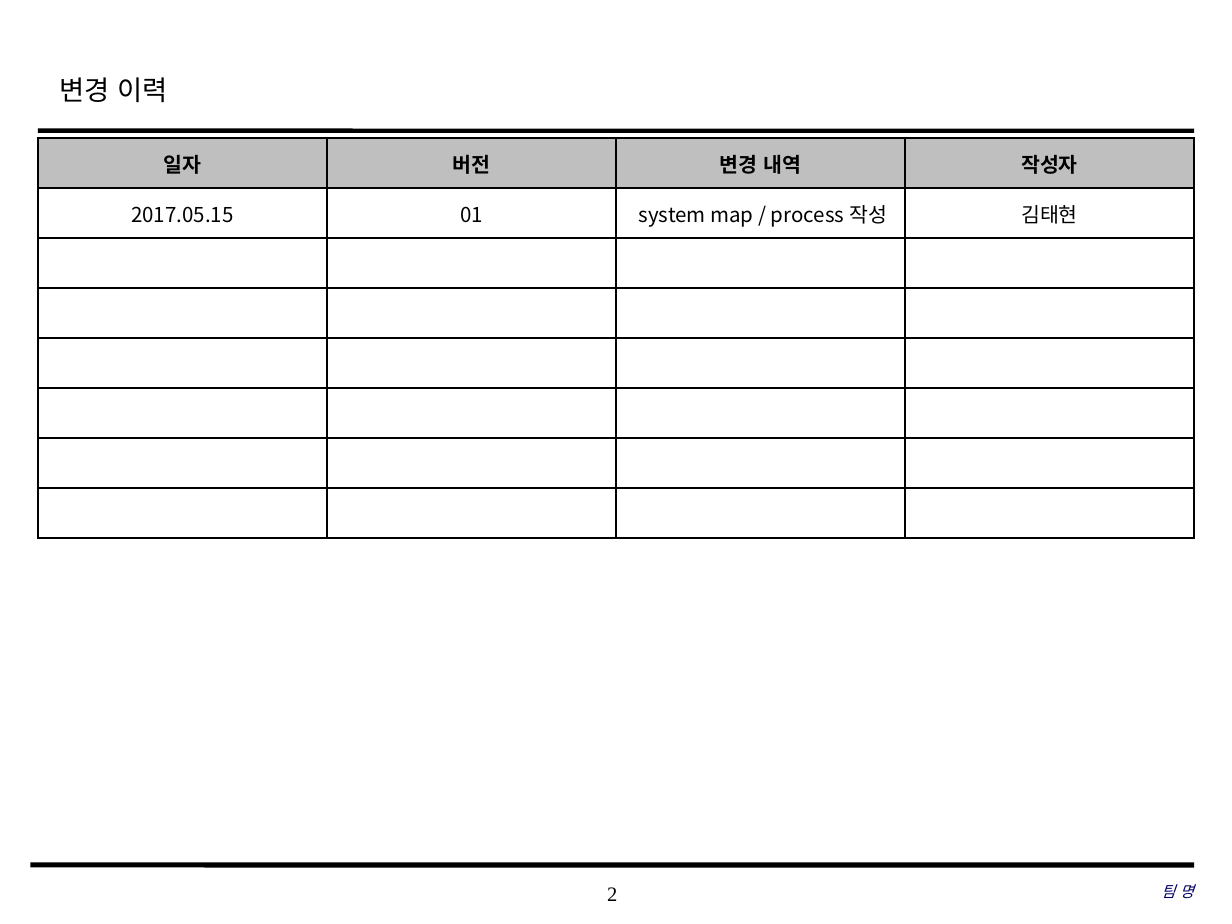
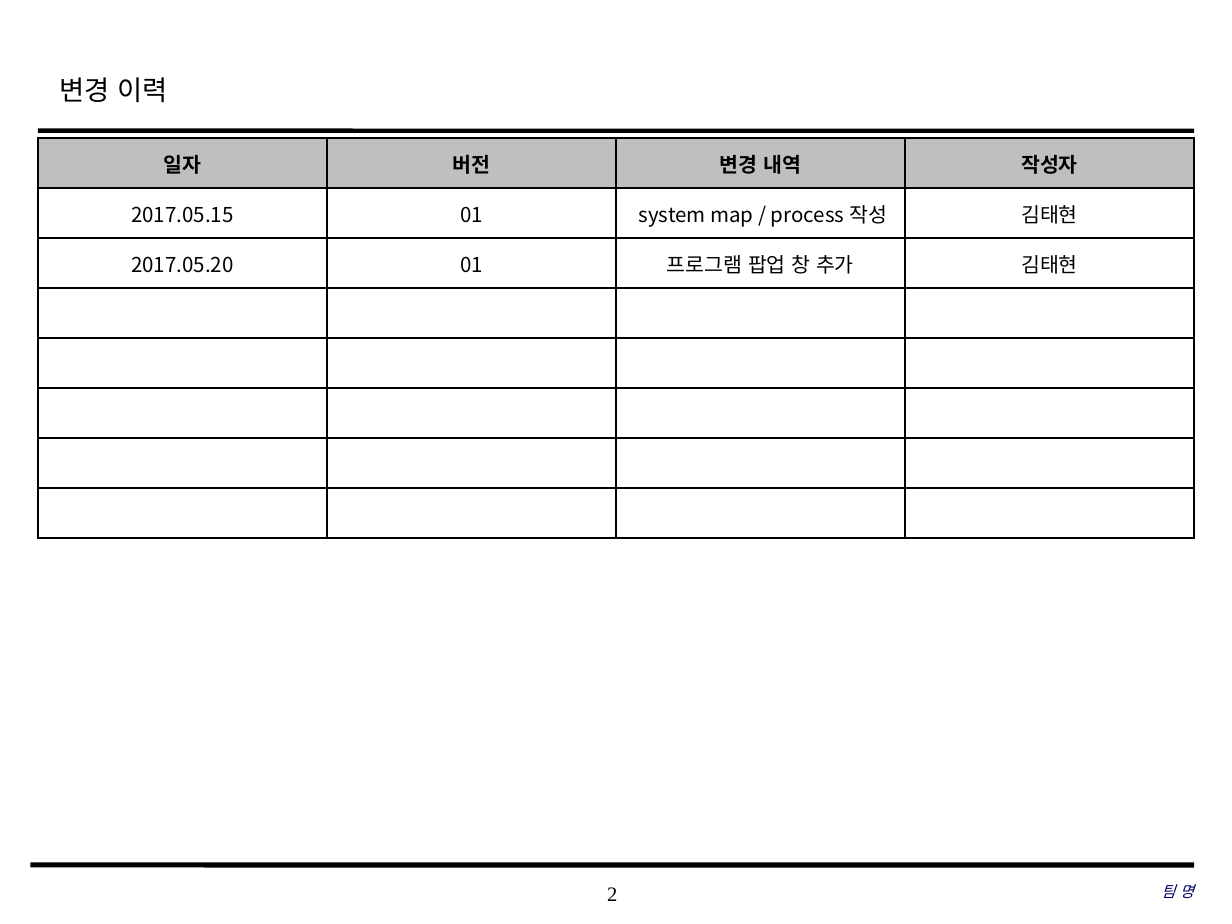
Before and after one commit to SE-admin/SE2017_4_tuna, a slide deck: slide 2 of doc/3_ 설계서/UI Design 설계서.pptx. Drawn at 1232x924 pixels with LibreOffice and Linux fonts; fonts in the diff are those of the drawing; background and template pictures are left out. Boxes give left, top, right and bottom in pixels: in the first picture for what was removed or moved away, otherwise in the second. Text is boxed around its words. In the diff, an @@ line names an element or a change of style, - is before the commit and + after.

Commit message:
doc/3_ 설계서/UI Design 설계서.pptx UI Design 설계서_4_tuna_김태현_20170520_01 프로그램 화면 설계에 필요한 팝업 창 추가

```diff
--- a/doc/3_ 설계서/UI Design 설계서.pptx
+++ b/doc/3_ 설계서/UI Design 설계서.pptx
@@ table at <box>38,138,1196,537</box> @@
+row 3: 2017.05.20 | 01 | 프로그램 팝업 창 추가 | 김태현
-row 8:  |  |  | 
```
Also in this commit, not shown: 3 other slides changed, 10 slides added.
